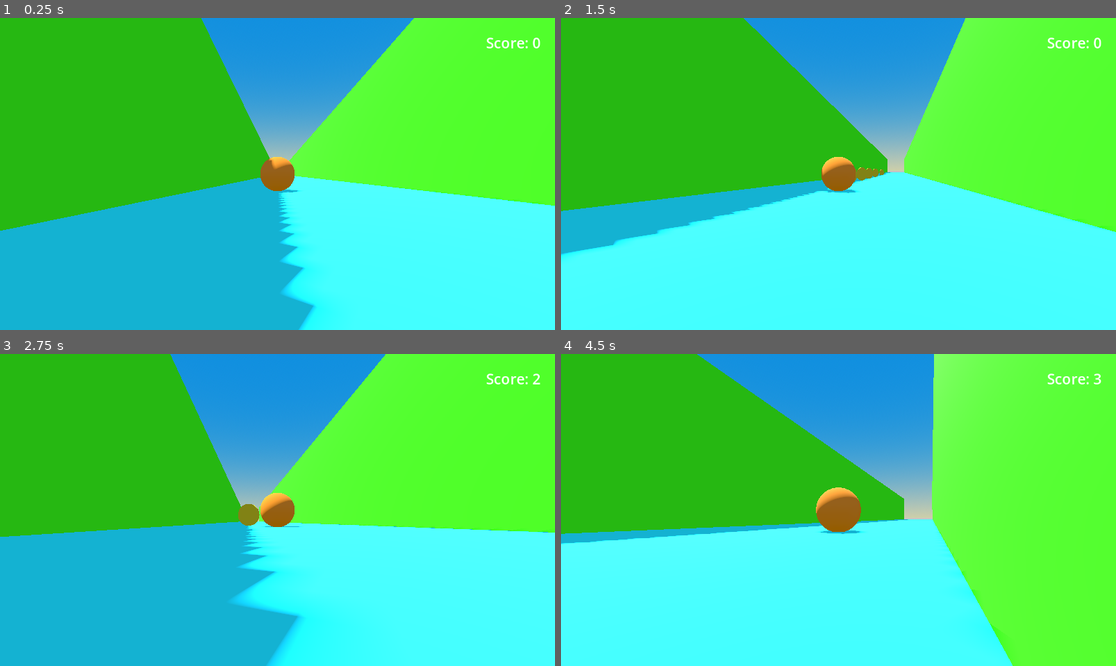
Above: before the commit, frames 1-4 (two rows, left to right).
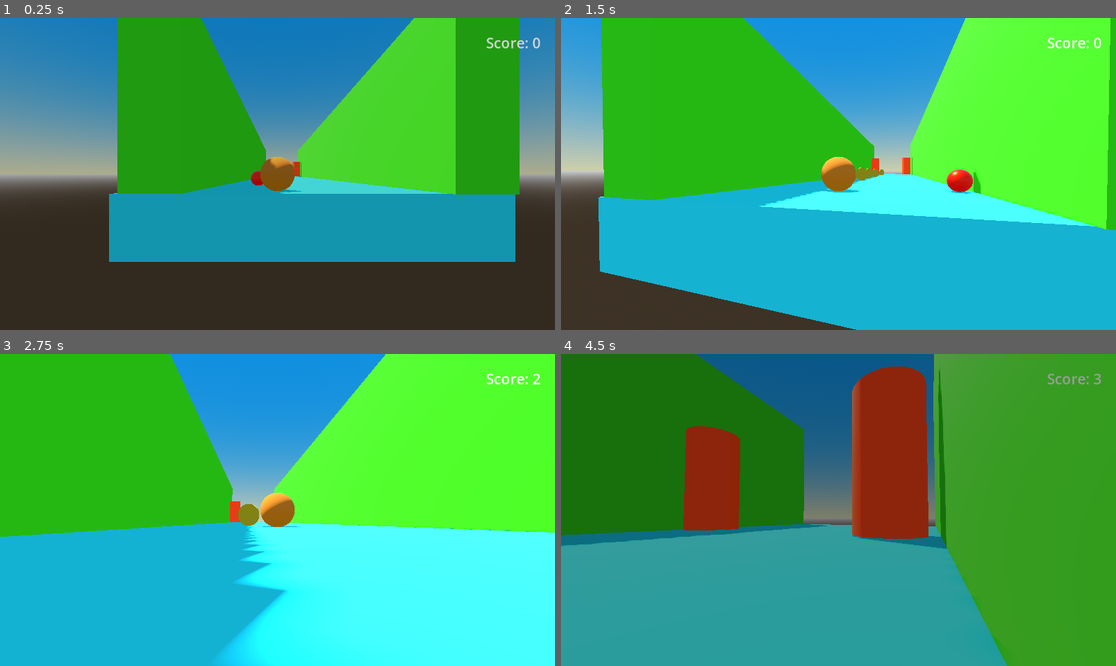
Above: after the commit, the same moments.

Repository: gutierrezArmando/test-01
Game: Godot game, scene res://test.tscn
The game is run twice, just before and just after one commit, with the same random seed, the same clock (stepped at 60 frames per second) and the same inputs.
Inputs (mouse positions are in pixels of both pictures, inside the frame that each line leads up to):
- Up to frame 1 (0.25 s): no input
- Up to frame 2 (1.5 s): move the mouse to (866, 174) at 0.52 s; hold W (move_up) from 0.53 s (still down); move the mouse to (810, 174) at 1.27 s
- Up to frame 3 (2.75 s): keep holding W (move_up); move the mouse to (288, 503) at 2.02 s
- Up to frame 4 (4.5 s): keep holding W (move_up); move the mouse to (832, 516) at 2.77 s; move the mouse to (877, 513) at 3.52 s; move the mouse to (794, 506) at 4.27 s

The runs differ from the first frame. In frame 1, 100% of the frame differs, in the area x 0-100%, y 0-100%; in frame 2, 42%; in frame 3, 2.9%; in frame 4, 100%.

Commit message:
Enemigos, y animaciones

Diff:
--- /dev/null
+++ b/Enemy/EnemyBG.tscn
@@ -0,0 +1,30 @@
+[gd_scene load_steps=5 format=3 uid="uid://b55n6a8k7ekyw"]
+
+[ext_resource type="Script" uid="uid://b6alwmog1apal" path="res://Enemy/enemy_bg.gd" id="1_dxg6n"]
+
+[sub_resource type="StandardMaterial3D" id="StandardMaterial3D_jy7j0"]
+albedo_color = Color(1, 0.20784314, 0.043137256, 1)
+metallic = 1.0
+metallic_specular = 0.0
+roughness = 0.35
+emission_enabled = true
+emission = Color(0.57173777, 0, 0.037818257, 1)
+
+[sub_resource type="SphereMesh" id="SphereMesh_jy7j0"]
+material = SubResource("StandardMaterial3D_jy7j0")
+
+[sub_resource type="SphereShape3D" id="SphereShape3D_dxg6n"]
+
+[node name="EnemyBg" type="Area3D" groups=["Enemies"]]
+collision_mask = 2
+script = ExtResource("1_dxg6n")
+
+[node name="MeshInstance3D" type="MeshInstance3D" parent="."]
+transform = Transform3D(1.0079256, 0, 0, 0, 1.0079256, 0, 0, 0, 1.0079256, 0, 0, 0)
+mesh = SubResource("SphereMesh_jy7j0")
+metadata/_edit_group_ = true
+
+[node name="CollisionShape3D" type="CollisionShape3D" parent="."]
+shape = SubResource("SphereShape3D_dxg6n")
+
+[connection signal="body_entered" from="." to="." method="_on_body_entered"]
--- /dev/null
+++ b/Enemy/enemy_bg.gd
@@ -0,0 +1,8 @@
+#enemy_bg.gd
+extends Area3D
+
+#conectado desde la lista de señales
+func _on_body_entered(body: Node3D) -> void:
+	if body is Player and body.has_method("kill"):
+		GameManager.score = 0
+		body.kill()
--- /dev/null
+++ b/autoloads/game_manager.gd
@@ -0,0 +1,13 @@
+#game_manager.gd
+extends Node
+var score := 0
+@onready var animation_player: AnimationPlayer = $CanvasLayer/AnimationPlayer
+
+func add_point():
+	score+=1
+
+func fade_in():
+	animation_player.play("fadeIn")
+
+func fade_out():
+	animation_player.play_backwards("fadeIn")
--- /dev/null
+++ b/autoloads/game_manager.tscn
@@ -0,0 +1,62 @@
+[gd_scene load_steps=5 format=3 uid="uid://cqtrf25wp5jmi"]
+
+[ext_resource type="Script" uid="uid://cul33hvue1xyw" path="res://autoloads/game_manager.gd" id="1_3ovu6"]
+
+[sub_resource type="Animation" id="Animation_3ovu6"]
+resource_name = "fadeIn"
+length = 0.3
+tracks/0/type = "value"
+tracks/0/imported = false
+tracks/0/enabled = true
+tracks/0/path = NodePath("ColorRect:modulate")
+tracks/0/interp = 1
+tracks/0/loop_wrap = true
+tracks/0/keys = {
+"times": PackedFloat32Array(0, 0.3),
+"transitions": PackedFloat32Array(1, 1),
+"update": 0,
+"values": [Color(0.84705883, 0.84705883, 0.84705883, 1), Color(0.84705883, 0.84705883, 0.84705883, 0)]
+}
+
+[sub_resource type="Animation" id="Animation_m0g3t"]
+length = 0.001
+tracks/0/type = "value"
+tracks/0/imported = false
+tracks/0/enabled = true
+tracks/0/path = NodePath("ColorRect:modulate")
+tracks/0/interp = 1
+tracks/0/loop_wrap = true
+tracks/0/keys = {
+"times": PackedFloat32Array(0),
+"transitions": PackedFloat32Array(1),
+"update": 0,
+"values": [Color(0.84705883, 0.84705883, 0.84705883, 1)]
+}
+
+[sub_resource type="AnimationLibrary" id="AnimationLibrary_es8io"]
+_data = {
+&"RESET": SubResource("Animation_m0g3t"),
+&"fadeIn": SubResource("Animation_3ovu6")
+}
+
+[node name="GameManager" type="Node"]
+script = ExtResource("1_3ovu6")
+
+[node name="CanvasLayer" type="CanvasLayer" parent="."]
+layer = 2
+
+[node name="ColorRect" type="ColorRect" parent="CanvasLayer"]
+modulate = Color(0.84705883, 0.84705883, 0.84705883, 1)
+anchors_preset = 15
+anchor_right = 1.0
+anchor_bottom = 1.0
+grow_horizontal = 2
+grow_vertical = 2
+mouse_filter = 2
+color = Color(0, 0, 0, 1)
+
+[node name="AnimationPlayer" type="AnimationPlayer" parent="CanvasLayer"]
+libraries = {
+&"": SubResource("AnimationLibrary_es8io")
+}
+autoplay = "fadeIn"
--- a/autoloads/sound_manager.gd
+++ b/autoloads/sound_manager.gd
@@ -1,11 +1,6 @@
 extends Node
 
 @onready var audio_stream_player: AudioStreamPlayer = $AudioStreamPlayer
-
-var score := 0
-func add_point():
-	score+=1
-	print(score)
 
 func play_coin_sound():
 	# .duplicate() permite que el sonido se solape si recoges
--- /dev/null
+++ b/change_scene_area.gd
@@ -0,0 +1,12 @@
+#change_scene_area.gd
+extends Area3D
+
+@export var nextScene := ""
+
+#conectada desde la sección de señales del inspector
+func _on_body_entered(body: Node3D) -> void:
+	if body is Player:
+		GameManager.fade_out()
+		body.hide()
+		await GameManager.animation_player.animation_finished
+		get_tree().call_deferred("change_scene_to_file", nextScene)
--- /dev/null
+++ b/change_scene_area.tscn
@@ -0,0 +1,43 @@
+[gd_scene load_steps=6 format=3 uid="uid://cdv1xxfppie2x"]
+
+[ext_resource type="Script" uid="uid://cot43rih6hvhr" path="res://change_scene_area.gd" id="1_ctyqb"]
+
+[sub_resource type="BoxShape3D" id="BoxShape3D_8asm6"]
+size = Vector3(1.8050537, 1, 1)
+
+[sub_resource type="StandardMaterial3D" id="StandardMaterial3D_ctyqb"]
+albedo_color = Color(0.9948042, 0.23390952, 5.7756904e-07, 1)
+
+[sub_resource type="CylinderMesh" id="CylinderMesh_rr4gq"]
+material = SubResource("StandardMaterial3D_ctyqb")
+
+[sub_resource type="CylinderShape3D" id="CylinderShape3D_mj7ab"]
+
+[node name="ChangeSceneArea" type="Area3D"]
+collision_mask = 3
+script = ExtResource("1_ctyqb")
+metadata/_edit_group_ = true
+
+[node name="CollisionShape3D" type="CollisionShape3D" parent="."]
+transform = Transform3D(1.1, 0, 0, 0, 1.1, 0, 0, 0, 1.1, -0.035247803, 0, 0)
+shape = SubResource("BoxShape3D_8asm6")
+
+[node name="MeshInstance3D" type="MeshInstance3D" parent="."]
+transform = Transform3D(0.65, 0, 0, 0, 0.65, 0, 0, 0, 0.65, -1.2371905, 0, 0)
+mesh = SubResource("CylinderMesh_rr4gq")
+
+[node name="StaticBody3D" type="StaticBody3D" parent="MeshInstance3D"]
+
+[node name="CollisionShape3D" type="CollisionShape3D" parent="MeshInstance3D/StaticBody3D"]
+shape = SubResource("CylinderShape3D_mj7ab")
+
+[node name="MeshInstance3D2" type="MeshInstance3D" parent="."]
+transform = Transform3D(0.65, 0, 0, 0, 0.65, 0, 0, 0, 0.65, 1.1747361, 0, 0)
+mesh = SubResource("CylinderMesh_rr4gq")
+
+[node name="StaticBody3D" type="StaticBody3D" parent="MeshInstance3D2"]
+
+[node name="CollisionShape3D" type="CollisionShape3D" parent="MeshInstance3D2/StaticBody3D"]
+shape = SubResource("CylinderShape3D_mj7ab")
+
+[connection signal="body_entered" from="." to="." method="_on_body_entered"]
--- a/coins/coin_collected.gd
+++ b/coins/coin_collected.gd
@@ -15,7 +15,7 @@
 func _on_body_entered(body: Node3D) -> void:
 	if body.is_in_group("Player"):
 		SoundManager.play_coin_sound()
-		SoundManager.add_point()
+		GameManager.add_point()
 		queue_free()
 """
 	if body is Player:
--- a/hud/label.gd
+++ b/hud/label.gd
@@ -4,8 +4,6 @@
 # Called when the node enters the scene tree for the first time.
 func _ready() -> void:
 	pass # Replace with function body.
-
-
 # Called every frame. 'delta' is the elapsed time since the previous frame.
 func _process(delta: float) -> void:
-	text = "Score: " + str(SoundManager.score)
+	text = "Score: " + str(GameManager.score)
--- a/player/player.gd
+++ b/player/player.gd
@@ -7,6 +7,7 @@
 @export var speed: float
 # Called when the node enters the scene tree for the first time.
 func _ready() -> void:
+	GameManager.fade_in()
 	Input.set_mouse_mode(Input.MOUSE_MODE_CAPTURED)
 	spring_arm_3d.top_level = true
 
@@ -30,3 +31,9 @@
 	inputDirection = inputDirection.rotated(Vector3.UP, spring_arm_3d.rotation.y).normalized() * speed
 
 	apply_central_impulse(Vector3(inputDirection.x, 0, inputDirection.z))
+
+func kill():
+	GameManager.fade_out()
+	hide()
+	await GameManager.animation_player.animation_finished
+	get_tree().call_deferred("reload_current_scene")
--- a/project.godot
+++ b/project.godot
@@ -18,6 +18,7 @@
 [autoload]
 
 SoundManager="*res://autoloads/SoundManager.tscn"
+GameManager="*res://autoloads/game_manager.tscn"
 
 [input]
 
--- a/test.tscn
+++ b/test.tscn
@@ -1,8 +1,10 @@
-[gd_scene load_steps=9 format=3 uid="uid://p5py6j4k0oo3"]
+[gd_scene load_steps=14 format=3 uid="uid://p5py6j4k0oo3"]
 
 [ext_resource type="PackedScene" uid="uid://oy1fs40ohdek" path="res://player/player.tscn" id="1_37kl0"]
 [ext_resource type="PackedScene" uid="uid://c51xfgwmy4uue" path="res://coins/coin_collected.tscn" id="2_8uh7m"]
 [ext_resource type="PackedScene" uid="uid://gxvlj7nil6l" path="res://hud/hud.tscn" id="3_6uqi0"]
+[ext_resource type="PackedScene" uid="uid://cdv1xxfppie2x" path="res://change_scene_area.tscn" id="4_ppyta"]
+[ext_resource type="PackedScene" uid="uid://b55n6a8k7ekyw" path="res://Enemy/EnemyBG.tscn" id="5_ykrsh"]
 
 [sub_resource type="ProceduralSkyMaterial" id="ProceduralSkyMaterial_mf4mk"]
 sky_top_color = Color(0.061662085, 0.43387994, 0.774739, 1)
@@ -25,61 +27,106 @@
 [sub_resource type="StandardMaterial3D" id="StandardMaterial3D_37kl0"]
 albedo_color = Color(0.16359085, 0.7140984, 0, 1)
 
+[sub_resource type="Animation" id="Animation_ykrsh"]
+resource_name = "EnemiesMovement"
+length = 3.0
+loop_mode = 1
+tracks/0/type = "value"
+tracks/0/imported = false
+tracks/0/enabled = true
+tracks/0/path = NodePath("EnemyBg:position")
+tracks/0/interp = 1
+tracks/0/loop_wrap = true
+tracks/0/keys = {
+"times": PackedFloat32Array(0, 1.5, 3),
+"transitions": PackedFloat32Array(1, 1, 1),
+"update": 0,
+"values": [Vector3(1.1049461, 1.8118421, -0.8849394), Vector3(1.1049461, 1.8118421, 1.8520467), Vector3(1.1049461, 1.8118421, -0.8849394)]
+}
+
+[sub_resource type="Animation" id="Animation_g14j6"]
+length = 0.001
+tracks/0/type = "value"
+tracks/0/imported = false
+tracks/0/enabled = true
+tracks/0/path = NodePath("EnemyBg:position")
+tracks/0/interp = 1
+tracks/0/loop_wrap = true
+tracks/0/keys = {
+"times": PackedFloat32Array(0),
+"transitions": PackedFloat32Array(1),
+"update": 0,
+"values": [Vector3(1.1049461, 1.8118421, -0.8849394)]
+}
+
+[sub_resource type="AnimationLibrary" id="AnimationLibrary_g14j6"]
+_data = {
+&"EnemiesMovement": SubResource("Animation_ykrsh"),
+&"RESET": SubResource("Animation_g14j6")
+}
+
 [node name="Test" type="Node3D"]
 
 [node name="WorldEnvironment" type="WorldEnvironment" parent="."]
 environment = SubResource("Environment_8uh7m")
 
 [node name="DirectionalLight3D" type="DirectionalLight3D" parent="."]
-transform = Transform3D(-0.8660254, -0.43301278, 0.25, 0, 0.49999997, 0.86602545, -0.50000006, 0.75, -0.43301266, 13.87064, 4.503622, 0)
+transform = Transform3D(-0.8660254, -0.43301278, 0.25, 0, 0.49999997, 0.86602545, -0.50000006, 0.75, -0.43301266, 1.8848171, 4.503622, 0)
 shadow_enabled = true
 
 [node name="CSGBox3D" type="CSGBox3D" parent="."]
-transform = Transform3D(1, 0, 0, 0, 1, 0, 0, 0, 1, 28.844639, 1.2507449, 0.37742996)
+transform = Transform3D(1, 0, 0, 0, 1, 0, 0, 0, 1, 8.560934, 1.2507449, 0.37742996)
 use_collision = true
-size = Vector3(46.49878, 0.8165283, 4.87368)
+size = Vector3(18.286072, 0.8165283, 4.87368)
 material = SubResource("StandardMaterial3D_mf4mk")
 
-[node name="CSGBox3D2" type="CSGBox3D" parent="."]
-transform = Transform3D(1, 0, 0, 0, 1, 0, 0, 0, 1, 28.701416, 2.0694141, -1.5750961)
+[node name="CSGBox3D3" type="CSGBox3D" parent="."]
+transform = Transform3D(1, 0, 0, 0, 1, 0, 0, 0, 1, 8.590685, 2.9649525, -1.5750961)
 use_collision = true
-size = Vector3(46.49878, 0.8165283, 0.7501831)
-material = SubResource("StandardMaterial3D_37kl0")
-
-[node name="CSGBox3D3" type="CSGBox3D" parent="."]
-transform = Transform3D(1, 0, 0, 0, 1, 0, 0, 0, 1, 28.701416, 2.9649525, -1.5750961)
-use_collision = true
-size = Vector3(46.49878, 2.607605, 0.7501831)
+size = Vector3(18.353699, 2.607605, 0.7501831)
 material = SubResource("StandardMaterial3D_37kl0")
 
 [node name="CSGBox3D4" type="CSGBox3D" parent="."]
-transform = Transform3D(1, 0, 0, 0, 1, 0, 0, 0, 1, 28.701416, 2.9649525, 2.413743)
+transform = Transform3D(1, 0, 0, 0, 1, 0, 0, 0, 1, 8.62816, 2.9649525, 2.413743)
 use_collision = true
-size = Vector3(46.49878, 2.607605, 0.7501831)
+size = Vector3(18.55072, 2.607605, 0.7501831)
 material = SubResource("StandardMaterial3D_37kl0")
 
 [node name="Player" parent="." instance=ExtResource("1_37kl0")]
-transform = Transform3D(-2.1418577e-08, 0, -0.48999995, 0, 0.48999995, 0, 0.48999995, 0, -2.1418577e-08, 11.906531, 1.7579455, -0.03893751)
+transform = Transform3D(-2.1418577e-08, 0, -0.48999995, 0, 0.48999995, 0, 0.48999995, 0, -2.1418577e-08, -0.07772744, 1.7626166, -0.038675785)
 speed = 0.1
 
 [node name="CoinCollected" parent="." instance=ExtResource("2_8uh7m")]
-transform = Transform3D(1, 0, 0, 0, 1, 0, 0, 0, 1, 14.58375, 1.8525846, 0)
+transform = Transform3D(1, 0, 0, 0, 1, 0, 0, 0, 1, 2.597927, 1.8525846, 0)
 rotation_speed = 0.15
 
 [node name="CoinCollected2" parent="." instance=ExtResource("2_8uh7m")]
-transform = Transform3D(1, 0, 0, 0, 1, 0, 0, 0, 1, 16.095098, 1.8525846, 0)
+transform = Transform3D(1, 0, 0, 0, 1, 0, 0, 0, 1, 4.109276, 1.8525846, 0)
 rotation_speed = 0.15
 
 [node name="CoinCollected3" parent="." instance=ExtResource("2_8uh7m")]
-transform = Transform3D(1, 0, 0, 0, 1, 0, 0, 0, 1, 17.61785, 1.8525846, 0)
+transform = Transform3D(1, 0, 0, 0, 1, 0, 0, 0, 1, 5.6320267, 1.8525846, 0)
 rotation_speed = 0.15
 
 [node name="CoinCollected4" parent="." instance=ExtResource("2_8uh7m")]
-transform = Transform3D(1, 0, 0, 0, 1, 0, 0, 0, 1, 19.750872, 1.8525846, 0)
+transform = Transform3D(1, 0, 0, 0, 1, 0, 0, 0, 1, 7.765049, 1.8525846, 0)
 rotation_speed = 0.15
 
 [node name="CoinCollected5" parent="." instance=ExtResource("2_8uh7m")]
-transform = Transform3D(1, 0, 0, 0, 1, 0, 0, 0, 1, 23.410423, 1.8525846, 0)
+transform = Transform3D(1, 0, 0, 0, 1, 0, 0, 0, 1, 11.424601, 1.8525846, 0)
 rotation_speed = 0.15
 
 [node name="HUD" parent="." instance=ExtResource("3_6uqi0")]
+
+[node name="ChangeSceneArea" parent="." instance=ExtResource("4_ppyta")]
+transform = Transform3D(-4.371139e-08, 0, 1, 0, 1, 0, -1, 0, -4.371139e-08, 14.97242, 2.320374, 0.3792944)
+nextScene = "res://test2.tscn"
+
+[node name="EnemyBg" parent="." instance=ExtResource("5_ykrsh")]
+transform = Transform3D(0.3, 0, 0, 0, 0.3, 0, 0, 0, 0.3, 1.1049461, 1.8118421, -0.8849394)
+
+[node name="AnimationPlayer" type="AnimationPlayer" parent="."]
+libraries = {
+&"": SubResource("AnimationLibrary_g14j6")
+}
+autoplay = "EnemiesMovement"
--- /dev/null
+++ b/test2.tscn
@@ -0,0 +1,109 @@
+[gd_scene load_steps=10 format=3 uid="uid://bygjfoi7w2fjy"]
+
+[ext_resource type="PackedScene" uid="uid://oy1fs40ohdek" path="res://player/player.tscn" id="1_sth5e"]
+[ext_resource type="PackedScene" uid="uid://c51xfgwmy4uue" path="res://coins/coin_collected.tscn" id="2_2pks0"]
+[ext_resource type="PackedScene" uid="uid://gxvlj7nil6l" path="res://hud/hud.tscn" id="3_yerdr"]
+[ext_resource type="PackedScene" uid="uid://cdv1xxfppie2x" path="res://change_scene_area.tscn" id="4_2pks0"]
+
+[sub_resource type="ProceduralSkyMaterial" id="ProceduralSkyMaterial_mf4mk"]
+sky_top_color = Color(0.061662085, 0.43387994, 0.774739, 1)
+sky_horizon_color = Color(0.67784494, 0.6847582, 0.5251967, 1)
+ground_horizon_color = Color(0.66224277, 0.6717428, 0.6867428, 1)
+
+[sub_resource type="Sky" id="Sky_37kl0"]
+sky_material = SubResource("ProceduralSkyMaterial_mf4mk")
+
+[sub_resource type="Environment" id="Environment_8uh7m"]
+background_mode = 2
+sky = SubResource("Sky_37kl0")
+ambient_light_color = Color(0.8175213, 0.8175213, 0.81752115, 1)
+ambient_light_sky_contribution = 0.0
+tonemap_mode = 2
+
+[sub_resource type="StandardMaterial3D" id="StandardMaterial3D_mf4mk"]
+albedo_color = Color(0.86824733, 0.13391522, 0.6977905, 1)
+
+[sub_resource type="StandardMaterial3D" id="StandardMaterial3D_37kl0"]
+albedo_color = Color(0.70944387, 0.64291257, 0, 1)
+
+[node name="Test" type="Node3D"]
+
+[node name="WorldEnvironment" type="WorldEnvironment" parent="."]
+environment = SubResource("Environment_8uh7m")
+
+[node name="DirectionalLight3D" type="DirectionalLight3D" parent="."]
+transform = Transform3D(-0.8660254, -0.43301278, 0.25, 0, 0.49999997, 0.86602545, -0.50000006, 0.75, -0.43301266, 3.785015, 3.6462822, 0)
+shadow_enabled = true
+
+[node name="CSGBox3D" type="CSGBox3D" parent="."]
+transform = Transform3D(1, 0, 0, 0, 1, 0, 0, 0, 1, 7.9512596, 0.39340508, 0.37742996)
+use_collision = true
+size = Vector3(16.806366, 0.8165283, 4.87368)
+material = SubResource("StandardMaterial3D_mf4mk")
+
+[node name="CSGBox3D3" type="CSGBox3D" parent="."]
+transform = Transform3D(1, 0, 0, 0, 1, 0, 0, 0, 1, 7.955925, 2.1076126, -1.5750961)
+use_collision = true
+size = Vector3(16.765228, 2.607605, 0.7501831)
+material = SubResource("StandardMaterial3D_37kl0")
+
+[node name="CSGBox3D5" type="CSGBox3D" parent="."]
+transform = Transform3D(1, 0, 0, 0, 1, 0, 0, 0, 1, 3.6251082, 1.3158188, -0.36959553)
+use_collision = true
+size = Vector3(0.33700562, 1.0240173, 1.7611198)
+material = SubResource("StandardMaterial3D_37kl0")
+
+[node name="CSGBox3D6" type="CSGBox3D" parent="."]
+transform = Transform3D(1, 0, 0, 0, 1, 0, 0, 0, 1, 5.269103, 1.3158188, 1.381997)
+use_collision = true
+size = Vector3(0.33700562, 1.0240173, 1.4790096)
+material = SubResource("StandardMaterial3D_37kl0")
+
+[node name="CSGBox3D7" type="CSGBox3D" parent="."]
+transform = Transform3D(1, 0, 0, 0, 1, 0, 0, 0, 1, 8.703335, 1.3158188, 1.381997)
+use_collision = true
+size = Vector3(0.33700562, 1.0240173, 1.4790096)
+material = SubResource("StandardMaterial3D_37kl0")
+
+[node name="CSGBox3D8" type="CSGBox3D" parent="."]
+transform = Transform3D(1, 0, 0, 0, 1, 0, 0, 0, 1, 6.916417, 1.3158188, -0.4747219)
+use_collision = true
+size = Vector3(0.33700562, 1.0240173, 1.4790096)
+material = SubResource("StandardMaterial3D_37kl0")
+
+[node name="CSGBox3D4" type="CSGBox3D" parent="."]
+transform = Transform3D(1, 0, 0, 0, 1, 0, 0, 0, 1, 7.9662476, 2.1076126, 2.413743)
+use_collision = true
+size = Vector3(16.758652, 2.607605, 0.7501831)
+material = SubResource("StandardMaterial3D_37kl0")
+
+[node name="Player" parent="." instance=ExtResource("1_sth5e")]
+transform = Transform3D(-2.1418577e-08, 0, -0.48999995, 0, 0.48999995, 0, 0.48999995, 0, -2.1418577e-08, 0.022389889, 0.9006057, -0.03893751)
+speed = 0.1
+
+[node name="CoinCollected" parent="." instance=ExtResource("2_2pks0")]
+transform = Transform3D(1, 0, 0, 0, 1, 0, 0, 0, 1, 4.498125, 0.99524474, 0)
+rotation_speed = 0.15
+
+[node name="CoinCollected2" parent="." instance=ExtResource("2_2pks0")]
+transform = Transform3D(1, 0, 0, 0, 1, 0, 0, 0, 1, 6.009474, 0.99524474, 0)
+rotation_speed = 0.15
+
+[node name="CoinCollected3" parent="." instance=ExtResource("2_2pks0")]
+transform = Transform3D(1, 0, 0, 0, 1, 0, 0, 0, 1, 7.5322247, 0.99524474, 0)
+rotation_speed = 0.15
+
+[node name="CoinCollected4" parent="." instance=ExtResource("2_2pks0")]
+transform = Transform3D(1, 0, 0, 0, 1, 0, 0, 0, 1, 9.665247, 0.99524474, 0)
+rotation_speed = 0.15
+
+[node name="CoinCollected5" parent="." instance=ExtResource("2_2pks0")]
+transform = Transform3D(1, 0, 0, 0, 1, 0, 0, 0, 1, 13.324799, 0.99524474, 0)
+rotation_speed = 0.15
+
+[node name="HUD" parent="." instance=ExtResource("3_yerdr")]
+
+[node name="ChangeSceneArea" parent="." instance=ExtResource("4_2pks0")]
+transform = Transform3D(-4.371139e-08, 0, -1, 0, 1, 0, 1, 0, -4.371139e-08, 14.9890995, 1.4329939, 0.48905444)
+collision_mask = 3
+nextScene = "res://test.tscn"
Not shown, added: Enemy/enemy_bg.gd.uid
Not shown, added: autoloads/game_manager.gd.uid
Not shown, added: change_scene_area.gd.uid
Not shown, added: Enemy/EnemyBG.tscn6690965648.tmp
